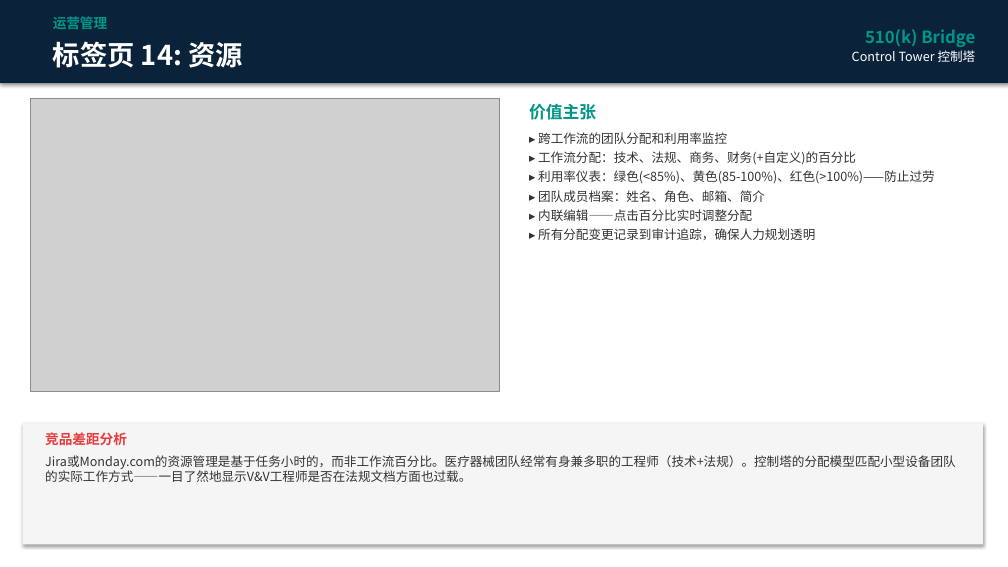
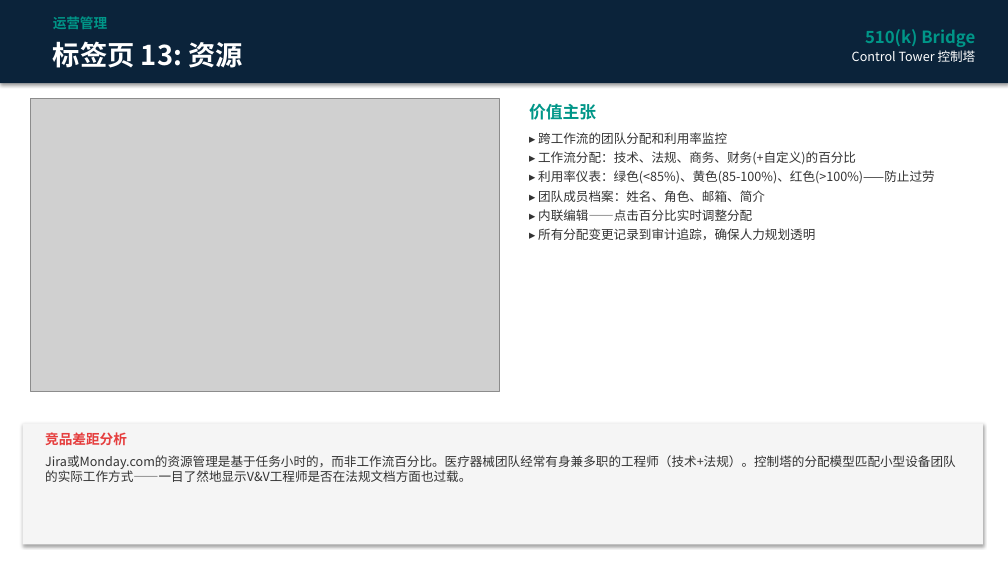
Before and after one commit to londailey6937/arch-medical, a slide deck: slide 16 of Control_Tower_Sales_Deck_CN.pptx (slide 17 before the commit). Drawn at 1008x567 pixels with LibreOffice and Linux fonts; fonts in the diff are those of the drawing; grey boxes stand for pictures. Boxes give left, top, right and bottom in pixels: in the first picture for what was removed or moved away, otherwise in the second. Text is boxed around its words. In the diff, an @@ line names an element or a change of style, - is before the commit and + after.

```diff
--- a/Control_Tower_Sales_Deck_CN.pptx
+++ b/Control_Tower_Sales_Deck_CN.pptx
@@ text at [53, 41, 243, 68]: text changed @@
-标签页 14: 资源
+标签页 13: 资源
```
Also in this commit, not shown: 8 other slides changed, 1 slide removed, 4 other files.
